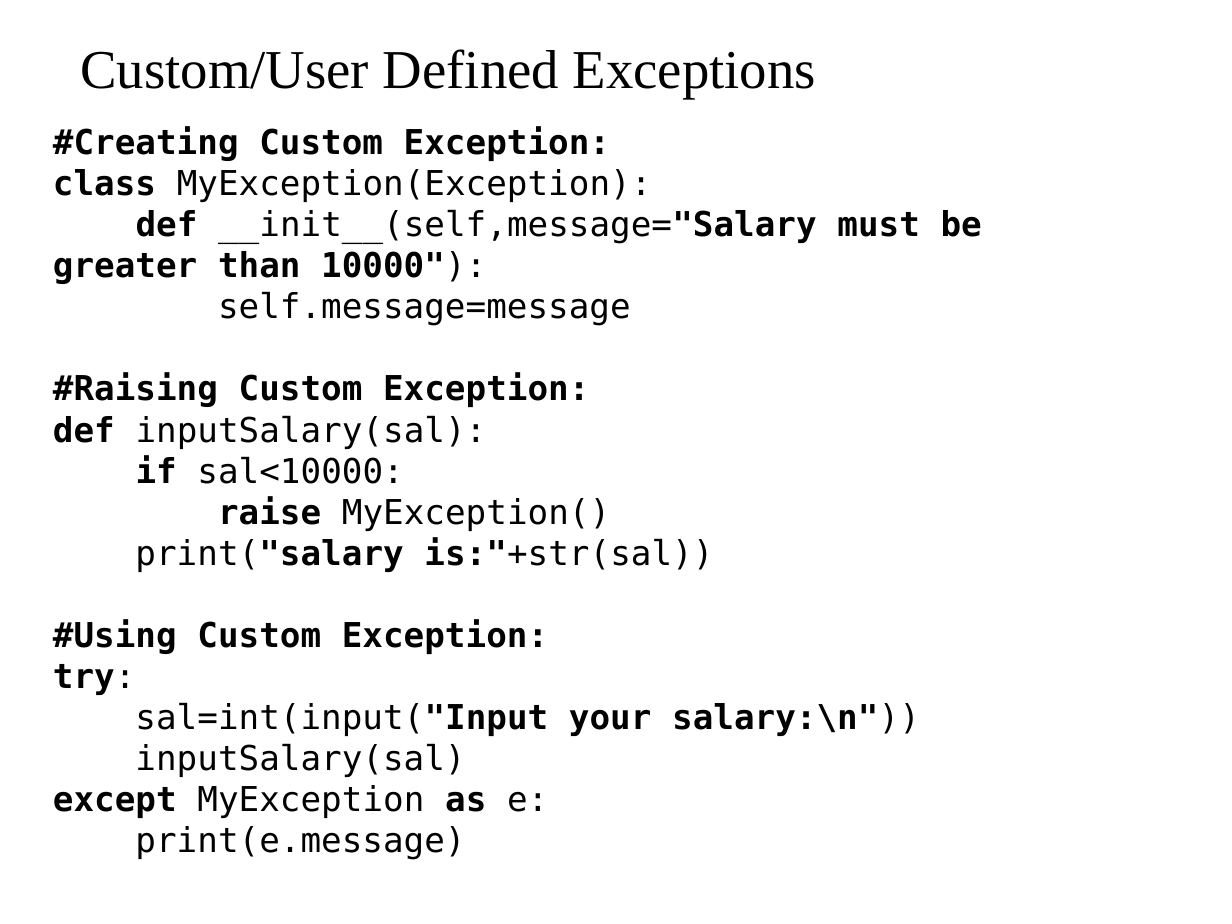
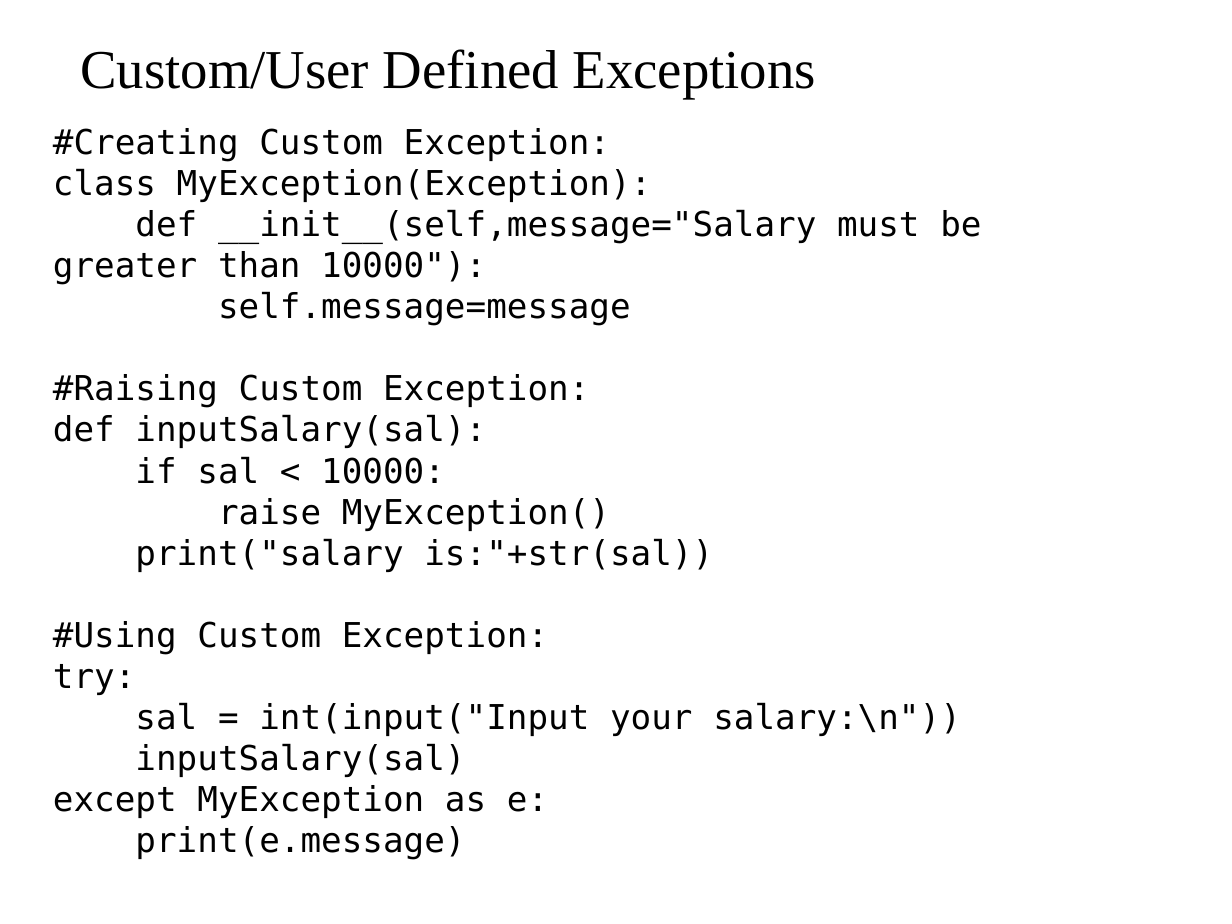
Before and after one commit to sumitandsumit/pro_python, a slide deck: slide 12 of PPTs/STT Exceptions.pptx. Drawn at 1232x924 pixels with LibreOffice and Linux fonts; fonts in the diff are those of the drawing; background and template pictures are left out. Boxes give left, top, right and bottom in pixels: in the first picture for what was removed or moved away, otherwise in the second. Text is boxed around its words. In the diff, an @@ line names an element or a change of style, - is before the commit and + after.

Commit message:
feat: update exceptions PPT

```diff
--- a/PPTs/STT Exceptions.pptx
+++ b/PPTs/STT Exceptions.pptx
@@ text at [53,128,981,655]: bold off in "#Creating Custom Exception:", "class def __init__(self,message="Salary must be greater than ...", "#Using Custom Exception:" @@
@@ text at [53,374,713,572]: spaces changed @@
-#Raising Custom Exception:
-def inputSalary(sal):
-if sal<10000:
-raise MyException()
-print("salary is:"+str(sal))
+#Raising Custom Exception:
+def inputSalary(sal):
+if sal < 10000:
+raise MyException()
+print("salary is:"+str(sal))
@@ text at [53,664,961,860]: spaces changed @@
-try:
-sal=int(input("Input your salary:\n"))
-inputSalary(sal)
-except MyException as e:
-print(e.message)
+try:
+sal = int(input("Input your salary:\n"))
+inputSalary(sal)
+except MyException as e:
+print(e.message)
```
Also in this commit, not shown: 3 other slides changed, 1 slide added, 1 slide removed.
